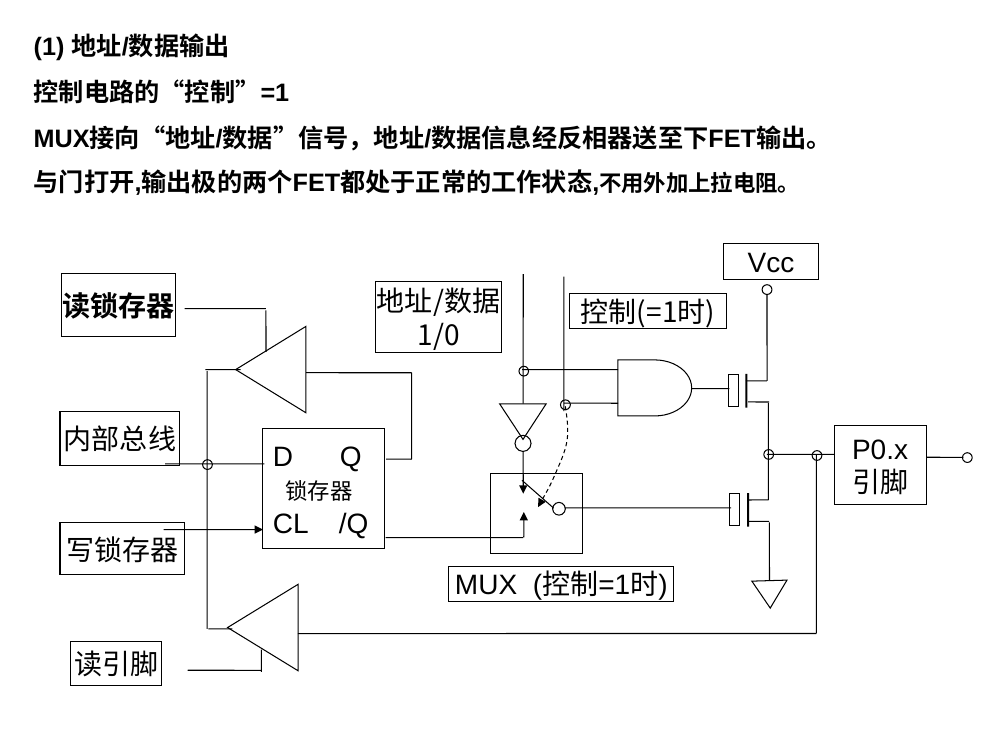
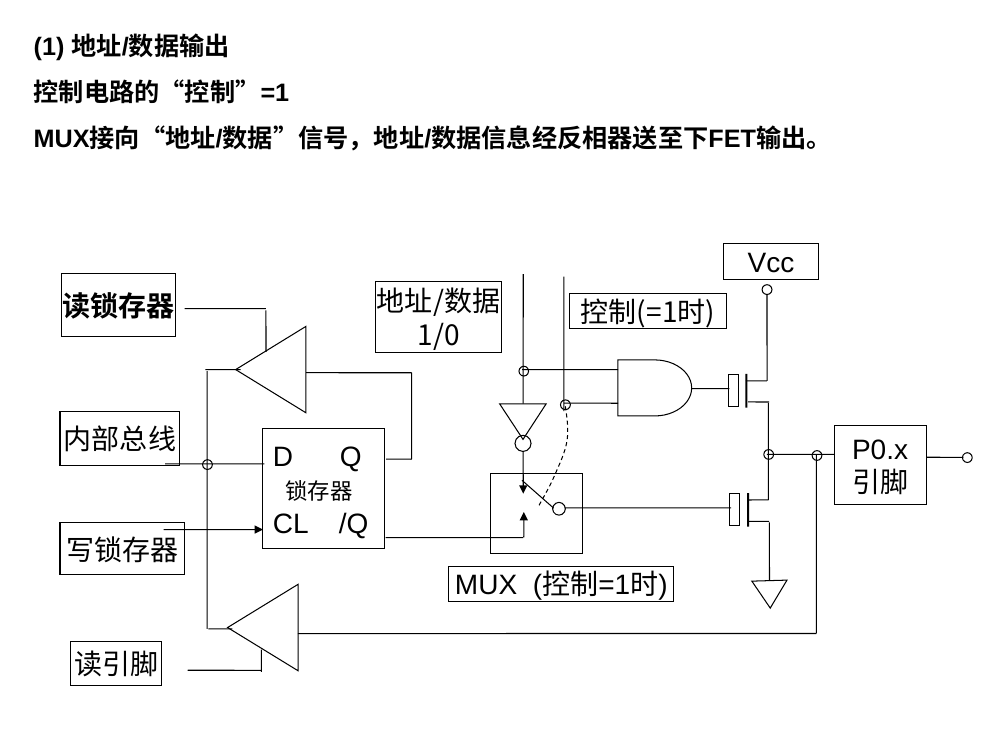
Before and after one commit to rshouc/Microcomputer, a slide deck: slide 77 of PPT/Microcontroller/第2章 51单片机的基本结构.PPT. Drawn at 1008x756 pixels with LibreOffice and Linux fonts; fonts in the diff are those of the drawing. Boxes give left, top, right and bottom in pixels: in the first picture for what was removed or moved away, otherwise in the second. Text is boxed around its words. In the diff, an @@ line names an element or a change of style, - is before the commit and + after.

```diff
--- a/PPT/Microcontroller/第2章 51单片机的基本结构.PPT
+++ b/PPT/Microcontroller/第2章 51单片机的基本结构.PPT
@@ text at <box>34,169,800,195</box>: paragraph removed @@
-与门打开,输出极的两个FET都处于正常的工作状态,不用外加上拉电阻。
```
Also in this commit, not shown: 107 other slides changed, 9 other files.
